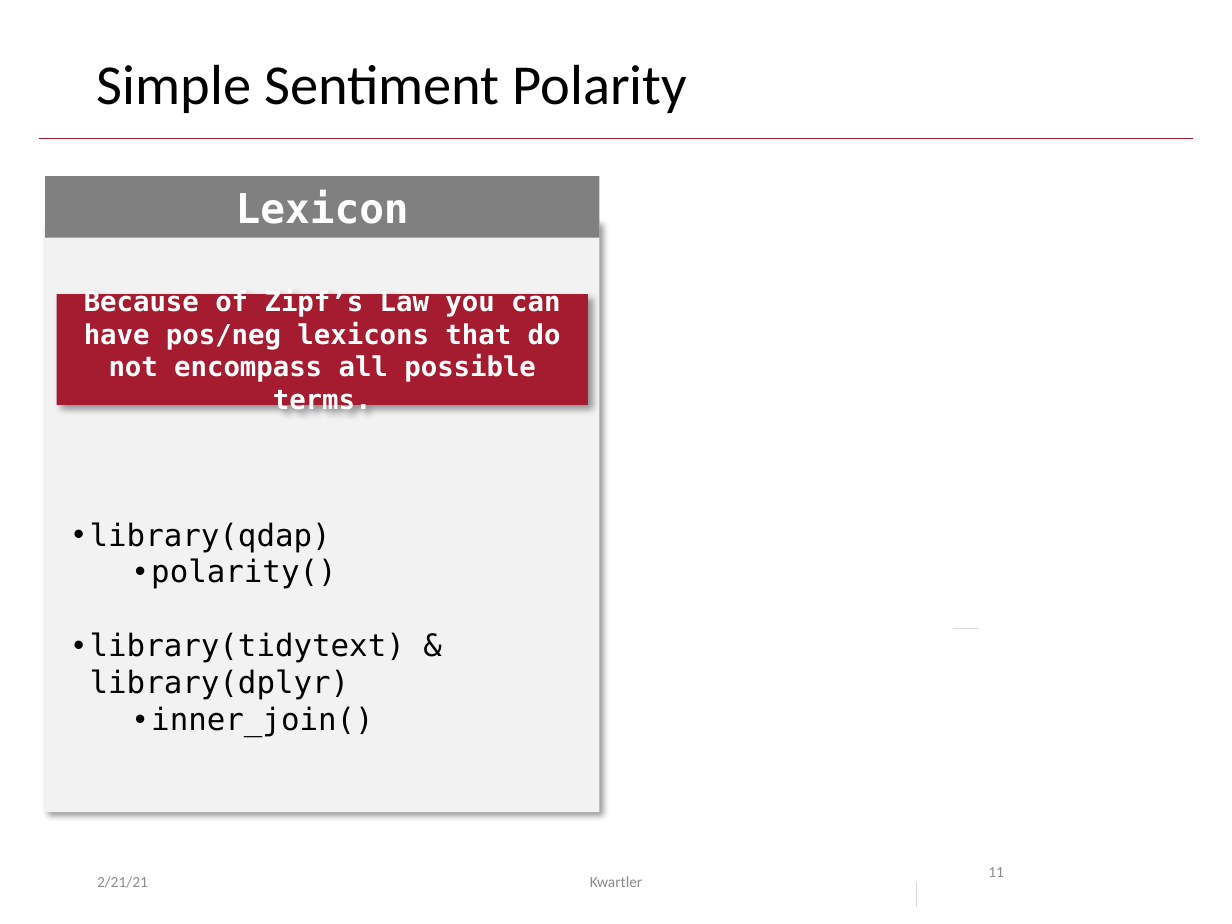
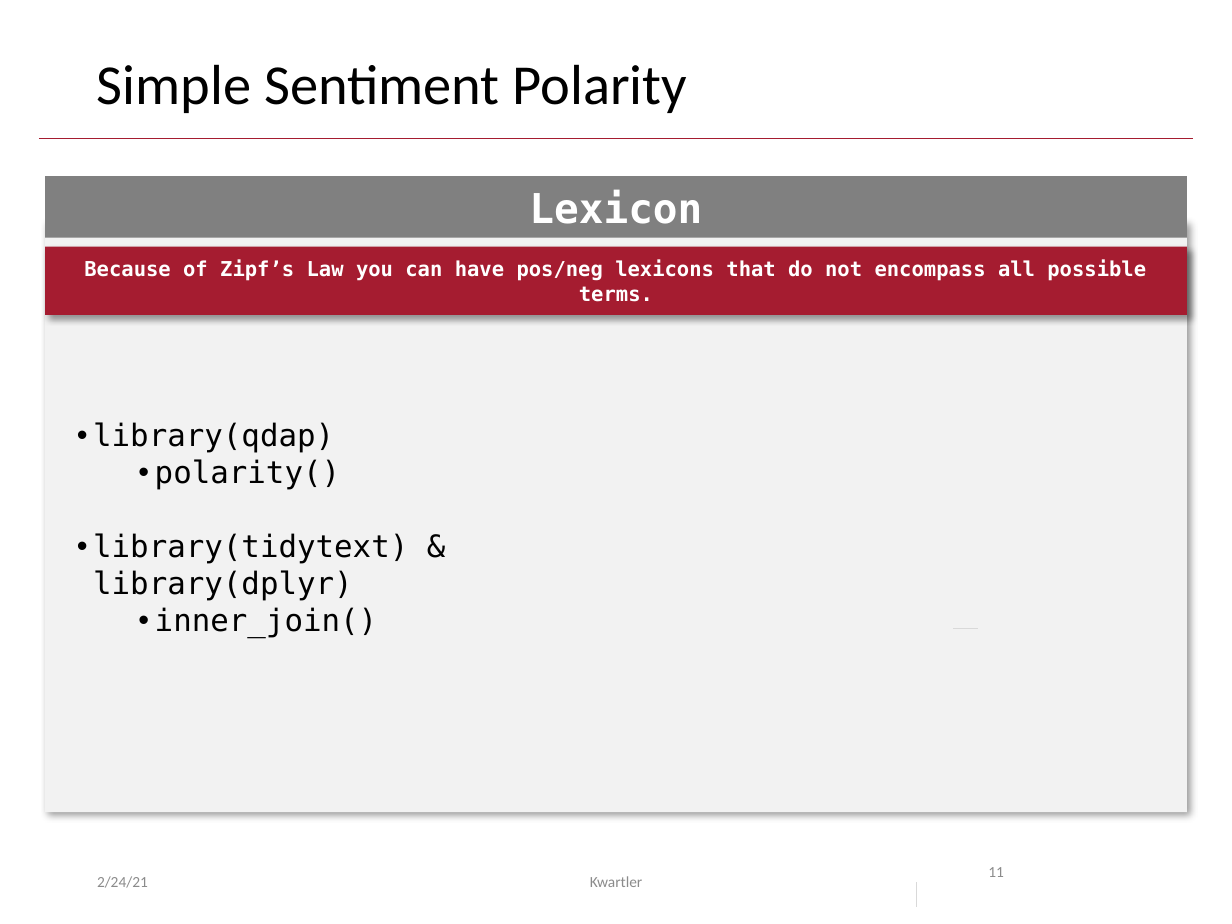
Before and after one commit to kwartler/Harvard_NLP_Student, a slide deck: slide 11 of lessons/E_Polarization_Sentiment/polarity.pptx. Drawn at 1232x924 pixels with LibreOffice and Linux fonts; fonts in the diff are those of the drawing; background and template pictures are left out. Boxes give left, top, right and bottom in pixels: in the first picture for what was removed or moved away, otherwise in the second. Text is boxed around its words. In the diff, an @@ line names an element or a change of style, - is before the commit and + after.

```diff
--- a/lessons/E_Polarization_Sentiment/polarity.pptx
+++ b/lessons/E_Polarization_Sentiment/polarity.pptx
@@ rectangle "Lexicon": place and size @@
-rectangle "Lexicon" at bbox=[46, 176, 600, 238]
+rectangle "Lexicon" at bbox=[46, 176, 1188, 238]
@@ rectangle: place and size @@
-rectangle at bbox=[46, 221, 600, 812]
+rectangle at bbox=[46, 221, 1188, 812]
@@ rectangle "Because of Zipf’s Law you ...": place and size @@
-rectangle "Because of Zipf’s Law you ..." at bbox=[57, 294, 588, 405]
+rectangle "Because of Zipf’s Law you ..." at bbox=[46, 246, 1188, 314]
@@ rectangle "Because of Zipf’s Law you ..." at bbox=[46, 246, 1188, 314]: size 16 to 12 pt @@
@@ text "library(qdap)": place and size @@
-text "library(qdap)" at bbox=[90, 522, 405, 737]
+text "library(qdap)" at bbox=[93, 422, 408, 638]
@@ text at bbox=[97, 876, 148, 888]: text changed @@
-2/21/21
+2/24/21
```
Also in this commit, not shown: 13 other slides changed, 1 slide added, 5 other files.
